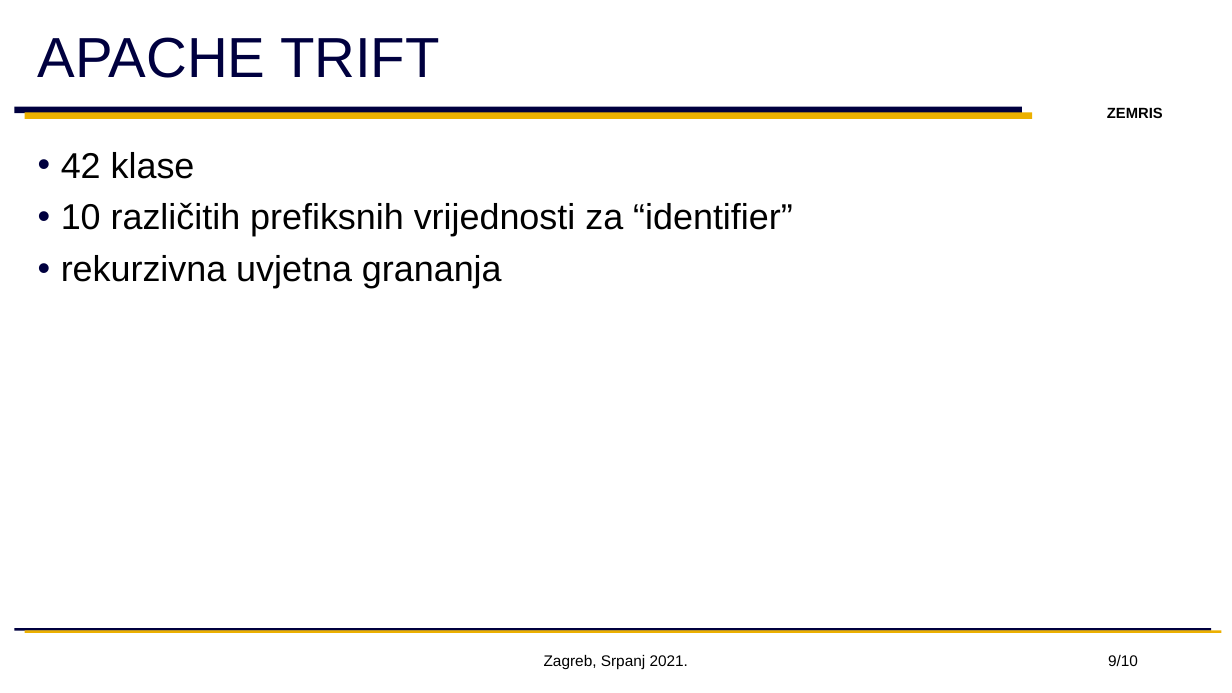
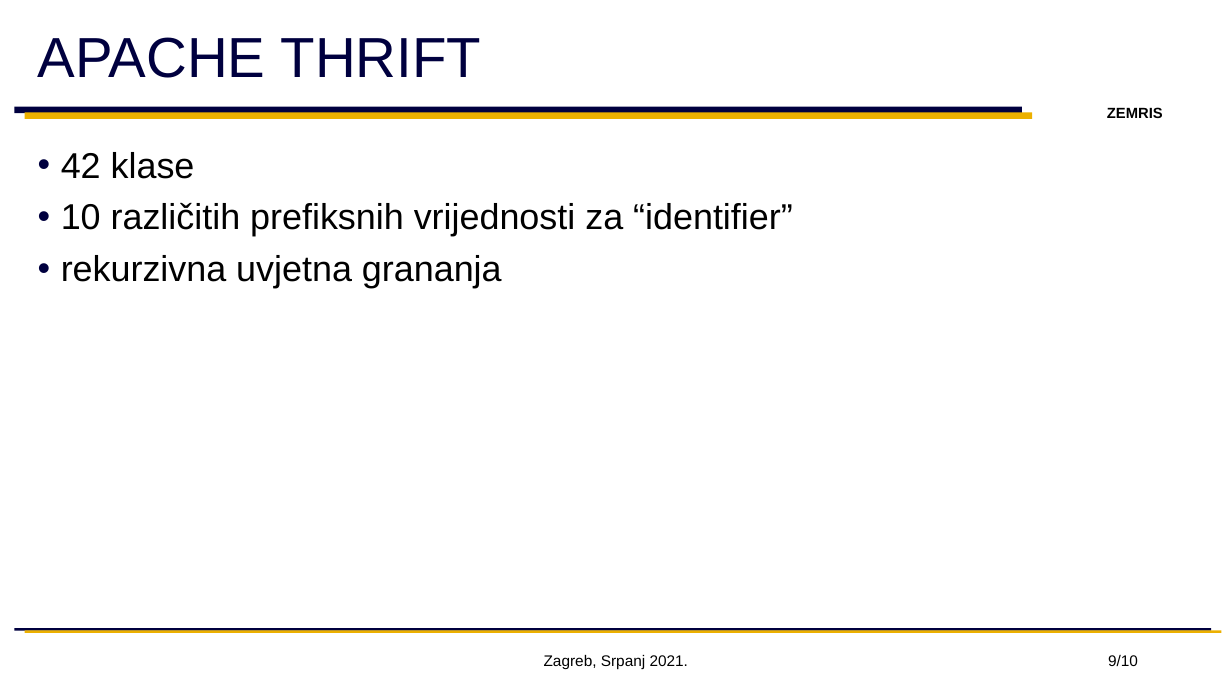
Before and after one commit to marin-jovanovic/top-down-operator-precedence, a slide deck: slide 9 of docs/Marin jovanovic.pptx. Drawn at 1232x693 pixels with LibreOffice and Linux fonts; fonts in the diff are those of the drawing; background and template pictures are left out. Boxes give left, top, right and bottom in pixels: in the first picture for what was removed or moved away, otherwise in the second. Text is boxed around its words. In the diff, an @@ line names an element or a change of style, - is before the commit and + after.

```diff
--- a/docs/Marin jovanovic.pptx
+++ b/docs/Marin jovanovic.pptx
@@ title at (38, 37, 481, 78): text changed @@
-APACHE TRIFT
+APACHE THRIFT
```
Also in this commit, not shown: 2 other slides changed, 2 other files.
